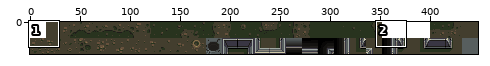
Sprite sheet: assets/img/sci-fi-tiles.png. The picture above shows the old version from afar; the outline marks the close-up.
Close-up. Before the edit:
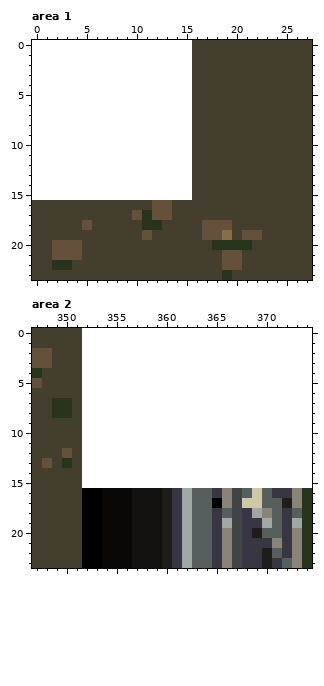
The file is 448x32 pixels. Colours within 5 levels of each other are drawn and written as one. Shown: area 1: x 0..27, y 0..23; area 2: x 347..374, y 0..23.
The result:
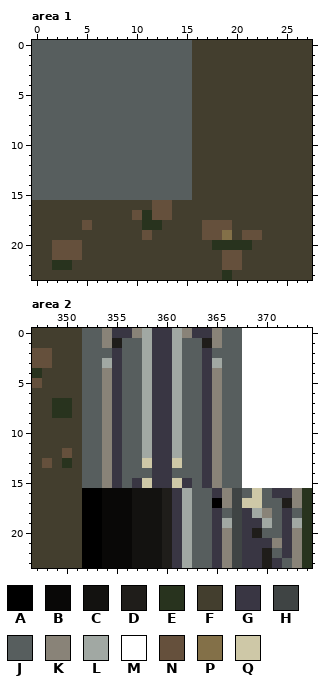
Palette (. is transparent): A #000000  B #090807  C #131210  D #1f1d1a  E #28331e  F #433e2e  G #393643  H #3f4444  J #575e5e  K #898378  L #a1a8a3  M #ffffff  N #65503c  P #837048  Q #cec8a7
Change:
Changed rows in their new state; - is an unchanged pixel.
Area 1:
first column x 0:
 0 JJJJJJJJJJJJJJJJ
 1 JJJJJJJJJJJJJJJJ
 2 JJJJJJJJJJJJJJJJ
 3 JJJJJJJJJJJJJJJJ
 4 JJJJJJJJJJJJJJJJ
 5 JJJJJJJJJJJJJJJJ
 6 JJJJJJJJJJJJJJJJ
 7 JJJJJJJJJJJJJJJJ
 8 JJJJJJJJJJJJJJJJ
 9 JJJJJJJJJJJJJJJJ
10 JJJJJJJJJJJJJJJJ
11 JJJJJJJJJJJJJJJJ
12 JJJJJJJJJJJJJJJJ
13 JJJJJJJJJJJJJJJJ
14 JJJJJJJJJJJJJJJJ
15 JJJJJJJJJJJJJJJJ
Area 2:
first column x 352:
 0 JJKGGKLGGLKGGKJJ
 1 JJKDJJLGGLJJDKJJ
 2 JJJGJJLGGLJJGJJJ
 3 JJLGJJLGGLJJGLJJ
 4 JJKGJJLGGLJJGKJJ
 5 JJKGJJLGGLJJGKJJ
 6 JJKGJJLGGLJJGKJJ
 7 JJKGJJLGGLJJGKJJ
 8 JJKGJJLGGLJJGKJJ
 9 JJKGJJLGGLJJGKJJ
10 JJKGJJLGGLJJGKJJ
11 JJKGJJLGGLJJGKJJ
12 JJKGJJLGGLJJGKJJ
13 JJKGJJQGGQJJGKJJ
14 JJKGJJJGGJJJGKJJ
15 JJKGJGQGGQGJGKJJ
Where, in picture pixels (left, top, right, bottom), the same in both close-ups:
changed: (32, 40, 192, 200)
changed: (82, 328, 242, 488)
